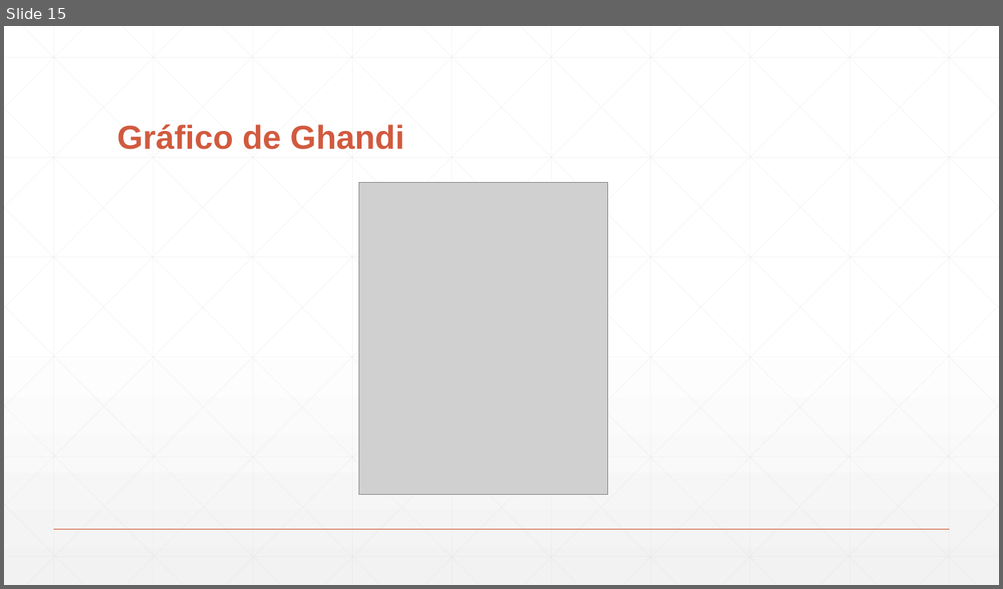
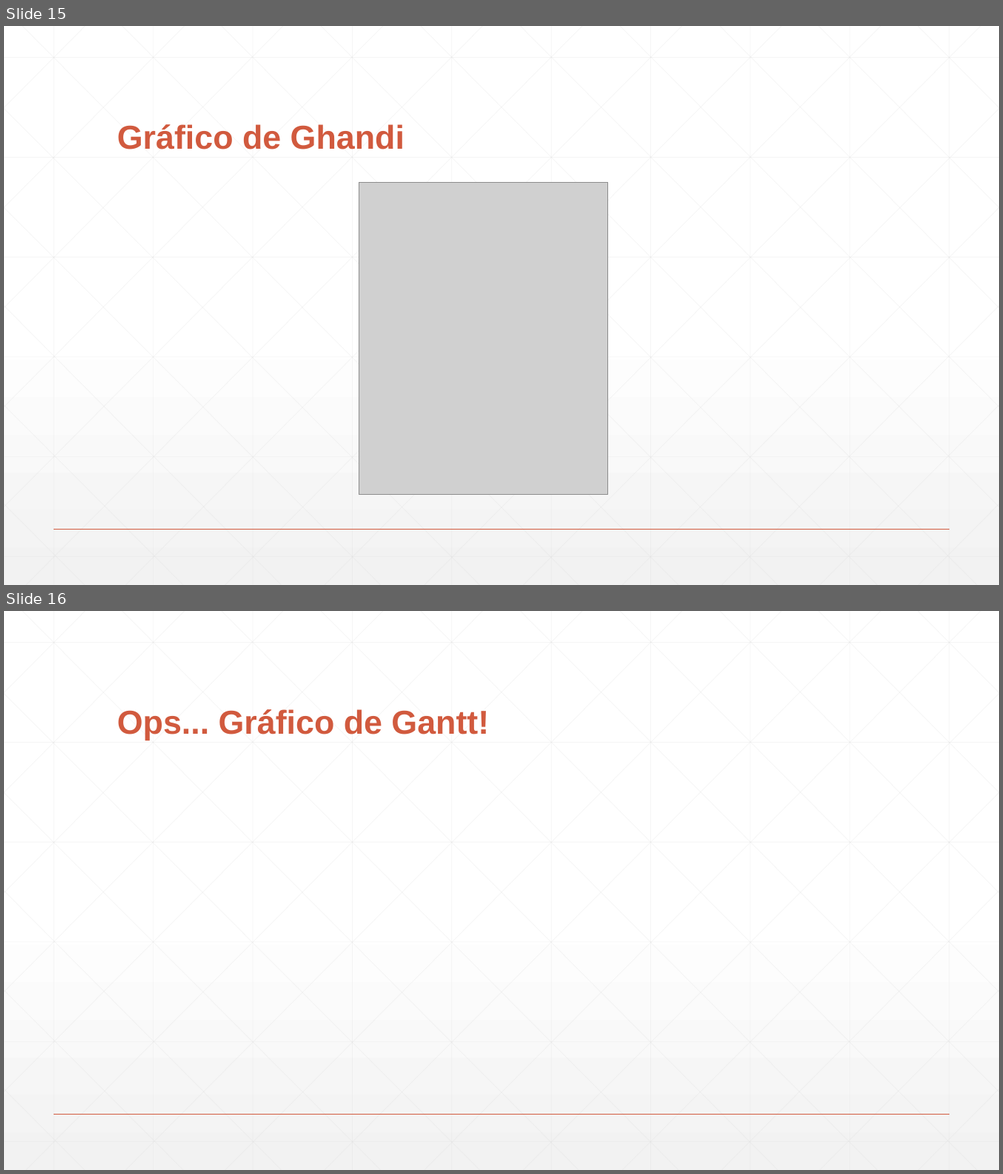
Before and after one commit to DudsNascimento/DuDente, a slide deck: Apresentação.pptx. Shown one above the other, each under a label of ours: slide 15 before the commit, slides 15 and 16 after it. The pictures are 1003x589 and 1003x1174 pixels, drawn with LibreOffice and Linux fonts; fonts in the diff are those of the drawing; grey boxes stand for pictures. Boxes give left, top, right and bottom in pixels: in the first picture for what was removed or moved away, otherwise in the second. Text is boxed around its words. In the diff, an @@ line names an element or a change of style, - is before the commit and + after.

```diff
--- a/Apresentação.pptx
+++ b/Apresentação.pptx
@@ slide 16 added at (x1=4, y1=611, x2=999, y2=1170), background gradient #FFFFFF to #F2F2F2; not listed: 47 template elements that a slide beside it also shows @@
@@ title added at (x1=117, y1=709, x2=489, y2=741), 32 pt, text #D15A3E, bold @@
+Ops... Gráfico de Gantt!
```
Also in this commit, not shown: 1 other file.
